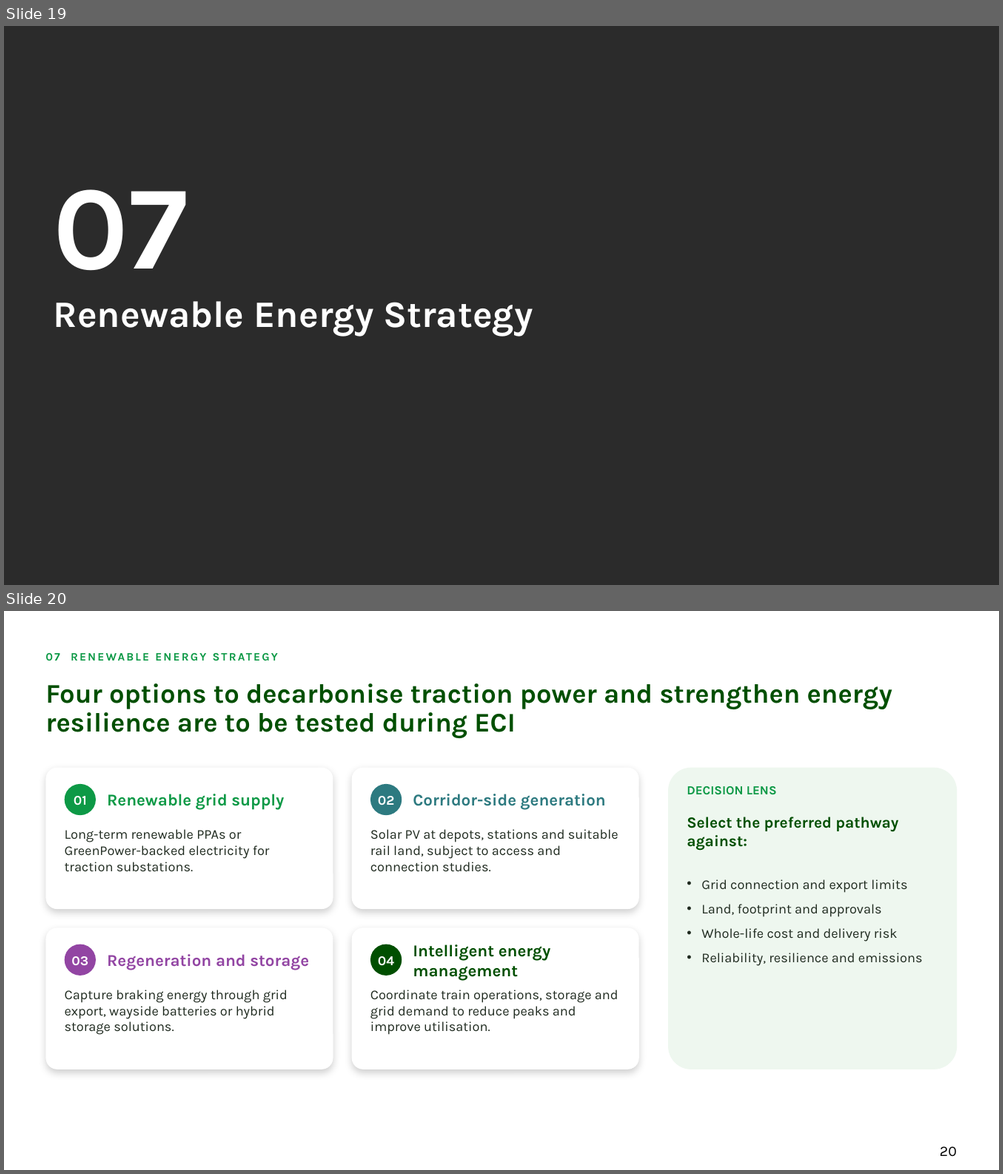
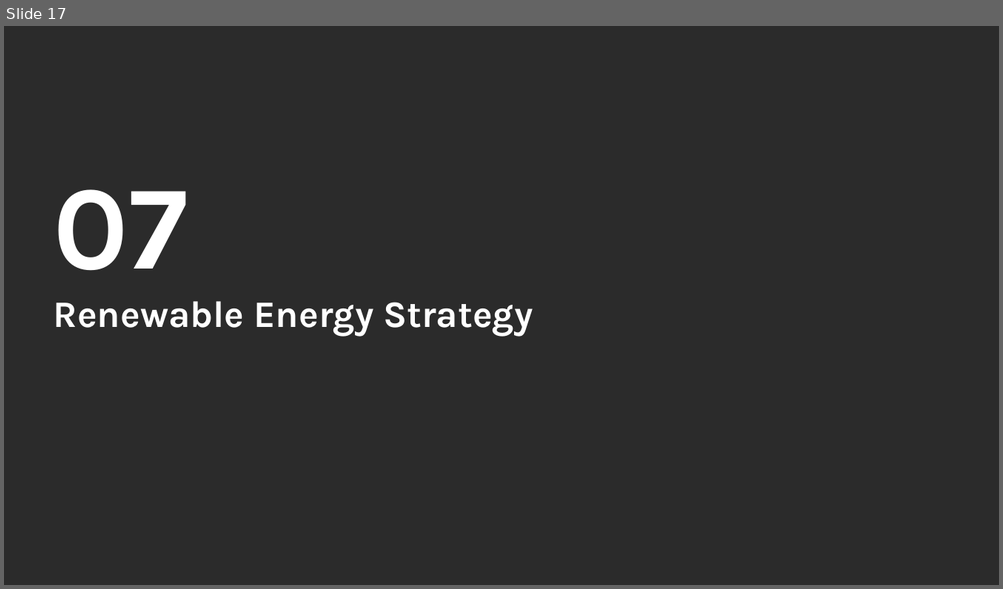
Before and after one commit to alyciawolf02/claude, a slide deck: deliverables/GoFar_Power_and_Grid_Connection_2_Workshop_Structure.pptx. Shown one above the other, each under a label of ours: slides 19 and 20 before the commit, slide 17 after it. The pictures are 1003x1174 and 1003x589 pixels, drawn with LibreOffice and Linux fonts; fonts in the diff are those of the drawing; background and template pictures are left out; a plain dark background stands for a picture behind light text. Boxes give left, top, right and bottom in pixels: in the first picture for what was removed or moved away, otherwise in the second. Text is boxed around its words. In the diff, an @@ line names an element or a change of style, - is before the commit and + after.

```diff
--- a/deliverables/GoFar_Power_and_Grid_Connection_2_Workshop_Structure.pptx
+++ b/deliverables/GoFar_Power_and_Grid_Connection_2_Workshop_Structure.pptx
@@ slide 20 removed at <box>4,611,999,1170</box>, background #FFFFFF @@
@@ text removed at <box>45,649,717,672</box> @@
-07 RENEWABLE ENERGY STRATEGY
@@ title removed at <box>45,684,892,738</box> @@
-Four options to decarbonise traction power and strengthen energy resilience are to be tested during ECI
@@ rounded rectangle removed at <box>45,768,333,909</box> @@
@@ ellipse removed at <box>65,784,96,815</box> @@
-01
@@ rounded rectangle removed at <box>352,768,639,909</box> @@
@@ ellipse removed at <box>370,784,401,815</box> @@
-02
@@ rounded rectangle removed at <box>668,768,957,1070</box> @@
@@ text removed at <box>686,786,777,795</box> @@
-DECISION LENS
@@ text removed at <box>107,794,284,810</box> @@
-Renewable grid supply
@@ text removed at <box>412,794,606,810</box> @@
-Corridor-side generation
@@ text removed at <box>65,829,270,872</box> @@
-Long-term renewable PPAs or GreenPower-backed electricity for traction substations.
@@ text removed at <box>370,829,618,871</box> @@
-Solar PV at depots, stations and suitable rail land, subject to access and connection studies.
@@ text removed at <box>686,817,898,851</box> @@
-Select the preferred pathway against:
@@ text removed at <box>701,880,922,966</box> @@
-• Grid connection and export limits
-• Land, footprint and approvals
-• Whole-life cost and delivery risk
-• Reliability, resilience and emissions
@@ rounded rectangle removed at <box>45,928,333,1070</box> @@
@@ rounded rectangle removed at <box>352,928,639,1070</box> @@
@@ ellipse removed at <box>65,945,96,976</box> @@
-03
@@ text removed at <box>107,954,309,971</box> @@
-Regeneration and storage
@@ ellipse removed at <box>370,945,401,976</box> @@
-04
@@ text removed at <box>412,945,551,981</box> @@
-Intelligent energy management
@@ text removed at <box>65,990,287,1035</box> @@
-Capture braking energy through grid export, wayside batteries or hybrid storage solutions.
@@ text removed at <box>370,990,618,1035</box> @@
-Coordinate train operations, storage and grid demand to reduce peaks and improve utilisation.
@@ page number removed at <box>939,1147,956,1156</box> @@
-20
@@ what was slide 19 is now slide 17 @@
```
Also in this commit, not shown: 12 slides changed, 3 other slides removed.
